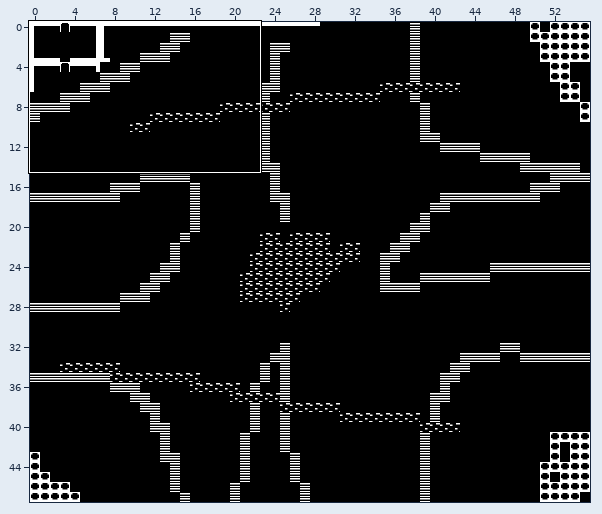
Tiled map, stored at tiled/dungeons.tmx. Above: a wide view before the commit, with the close-up outlined.
Close-up. Before:
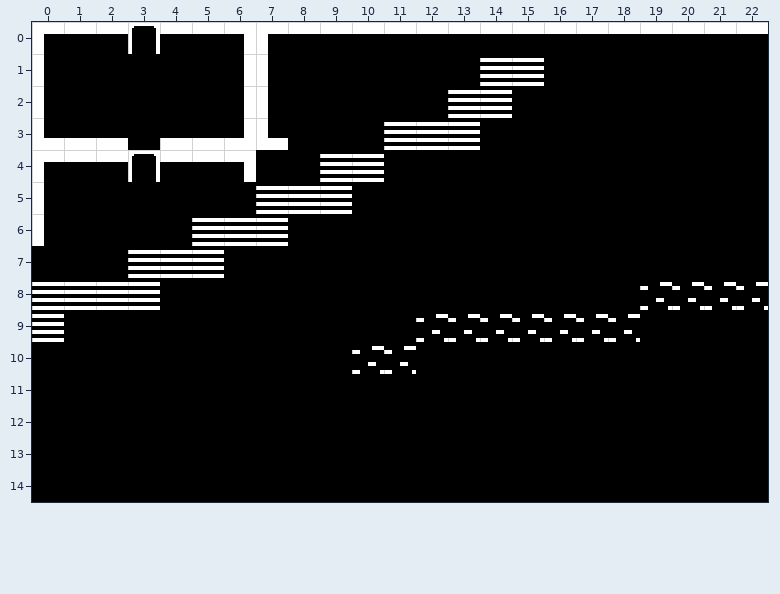
Cells are 16x16 px. Shown: x 0..22, y 0..14.
The result:
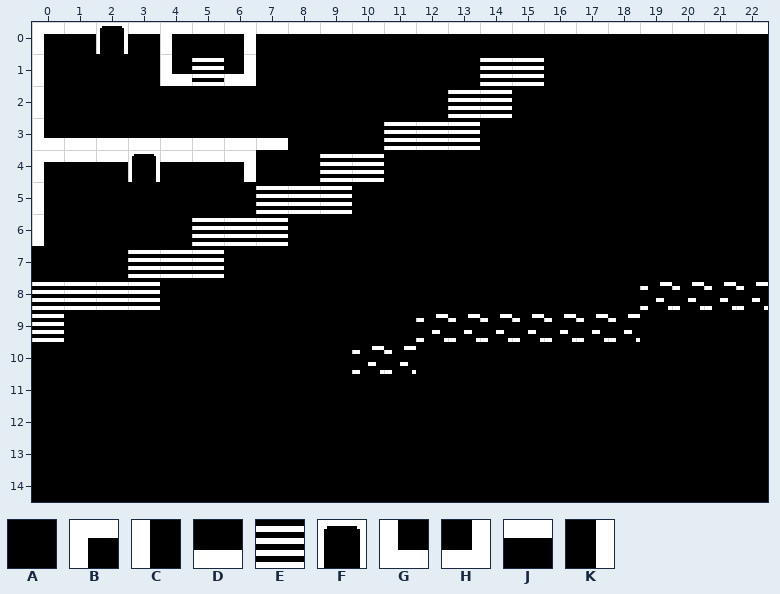
Key: from "dungeon": A 0, B 1, C 2, D 3, E 5, F 7, G 8, H 10, J 11, K 12.
_ is an empty cell.
Edits made:
{"where": "layer \"Tile Layer 1\""}
{"y":0,"x":2,"old":"JFJ","new":"FJB"}
{"y":0,"x":7,"old":"B","new":"J"}
{"y":1,"x":4,"old":"AAKC","new":"GEHA"}
{"y":2,"x":6,"old":"KC","new":"AA"}
{"y":3,"x":3,"old":"A","new":"D"}
{"y":3,"x":6,"old":"HG","new":"DD"}
{"label":"changed","picture_box":[96,26,268,150]}
